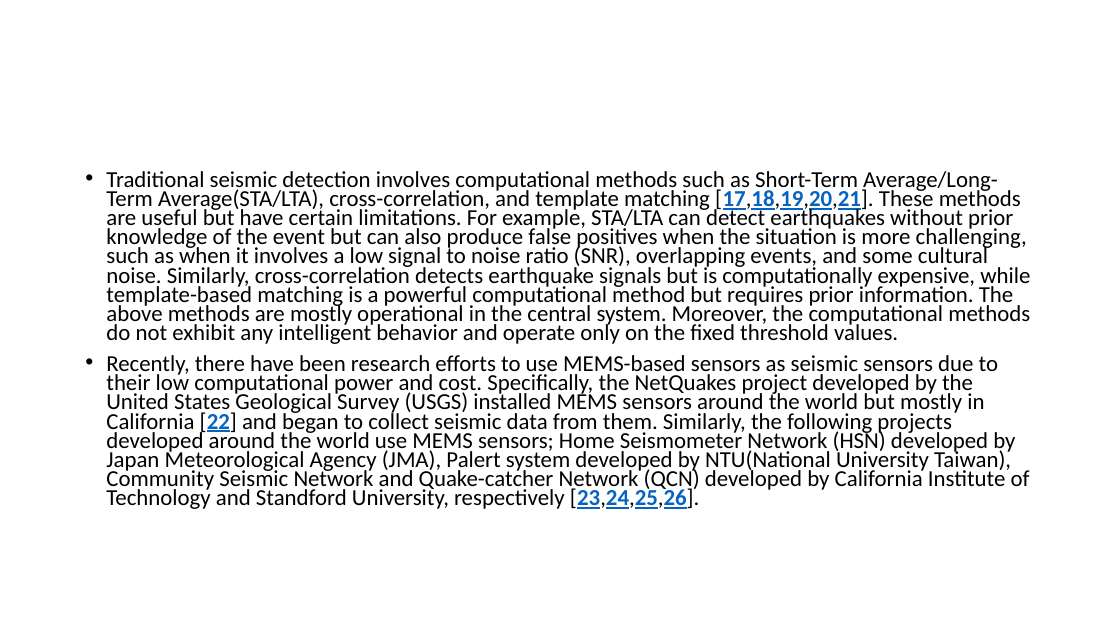
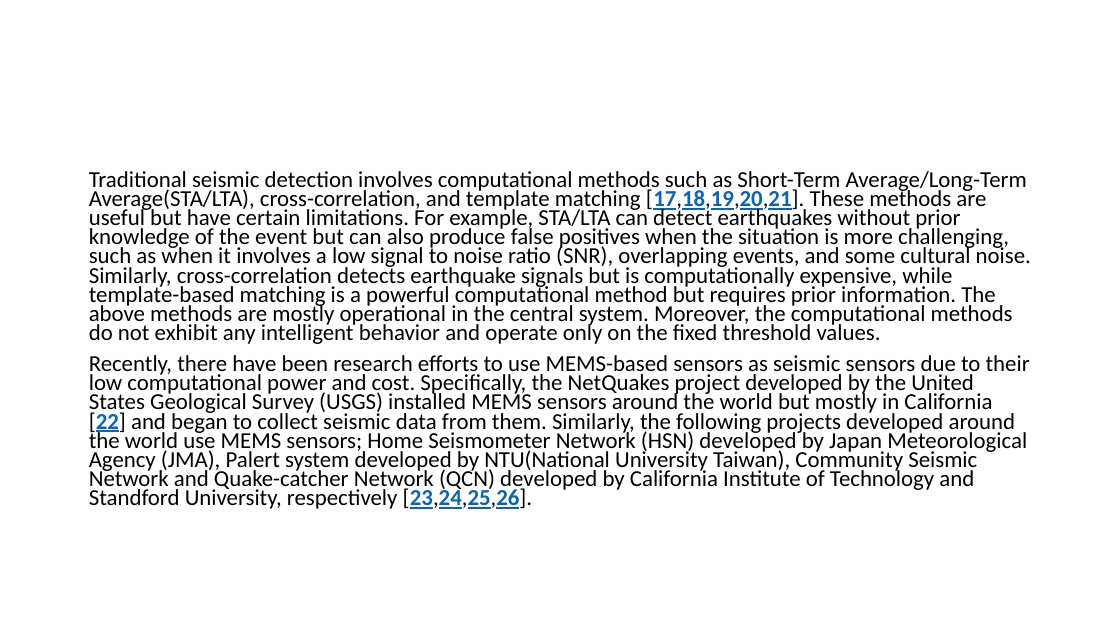
Before and after one commit to juvina03/SBP, a slide deck: slide 12 of PPT_Presentasi_SBP.pptx (slide 11 before the commit). Drawn at 1120x630 pixels with LibreOffice and Linux fonts; fonts in the diff are those of the drawing. Boxes give left, top, right and bottom in pixels: in the first picture for what was removed or moved away, otherwise in the second. Text is boxed around its words. In the diff, an @@ line names an element or a change of style, - is before the commit and + after.

```diff
--- a/PPT_Presentasi_SBP.pptx
+++ b/PPT_Presentasi_SBP.pptx
@@ text "Traditional seismic detection involves computational ..." at (89,171,1031,509): bullet • to none @@
```
Also in this commit, not shown: 14 other slides changed, 1 slide added.
